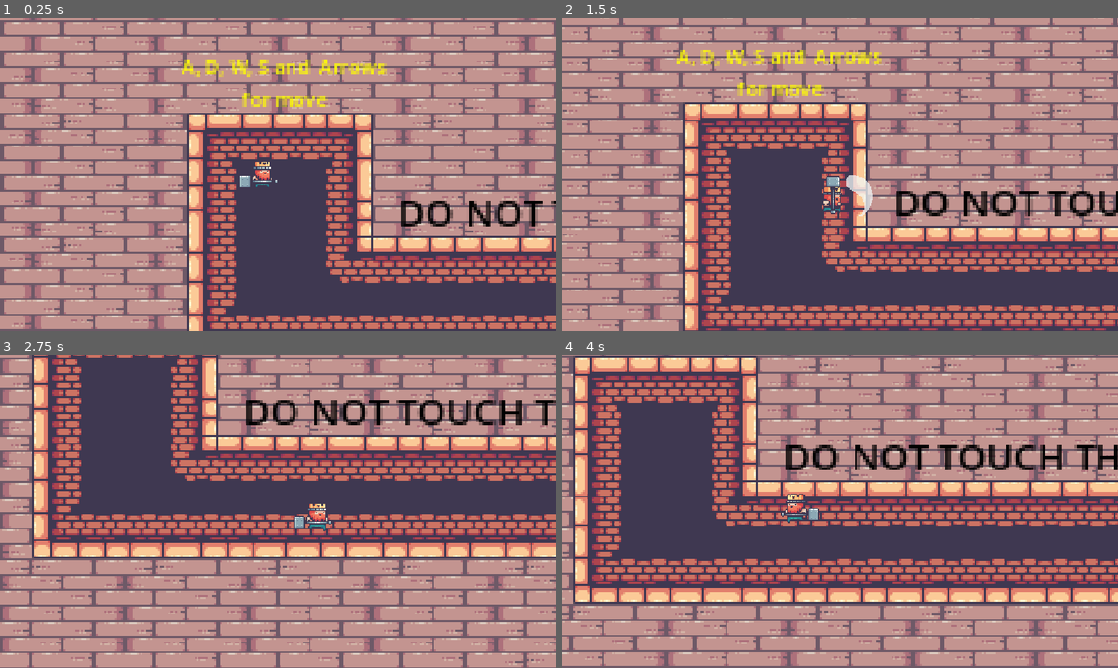
Above: before the commit, frames 1-4 (two rows, left to right).
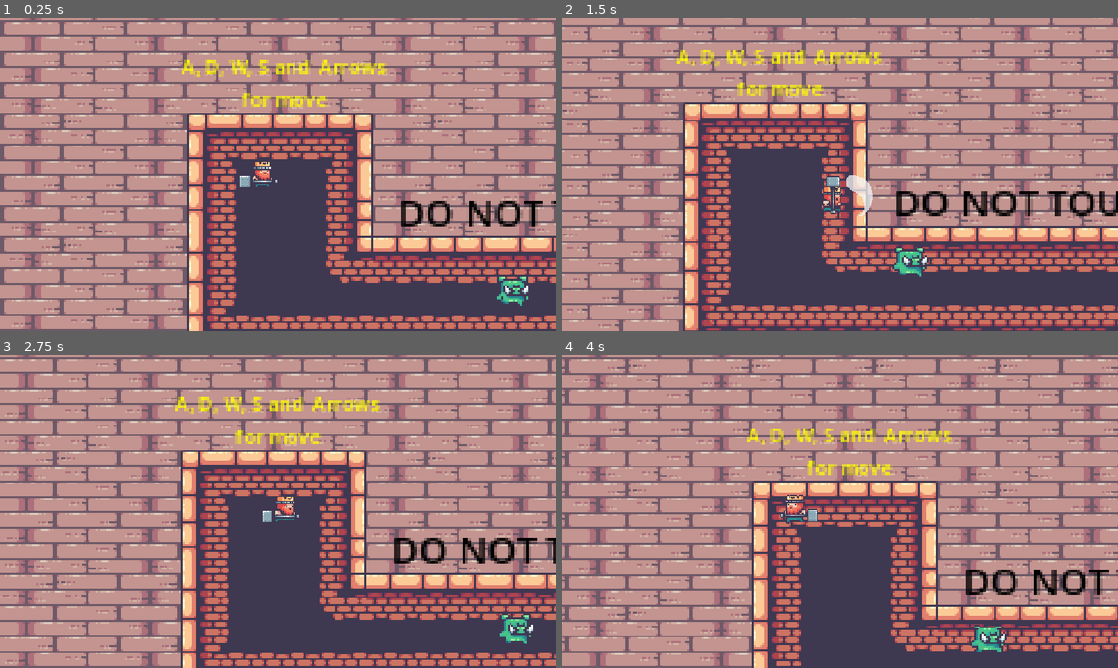
Above: after the commit, the same moments.

Repository: baraamo1/get_out
Game: Godot game, scene res://scenes/game.tscn
The game is run twice, just before and just after one commit, with the same random seed, the same clock (stepped at 60 frames per second) and the same inputs.
Inputs (mouse positions are in pixels of both pictures, inside the frame that each line leads up to):
- Up to frame 1 (0.25 s): no input
- Up to frame 2 (1.5 s): tap Enter at 0.5 s; move the mouse to (834, 174) at 0.52 s; hold D (right) 0.53-1.28 s; tap J (shot) at 0.6, 1.35 s; click (834, 174) at 0.67 s; move the mouse to (728, 190) at 1.27 s; hold S (down) from 1.28 s (still down)
- Up to frame 3 (2.75 s): move the mouse to (333, 442) at 2.02 s; release S (down) at 2.03 s; hold D (right) from 2.03 s (still down); tap Alt at 2.1 s; tap J (shot) at 2.3 s
- Up to frame 4 (4 s): move the mouse to (812, 574) at 2.77 s; release D (right) at 2.78 s; hold W (up) 2.78-3.53 s; tap Shift at 2.85 s; click (812, 574) at 2.92 s; tap J (shot) at 3.05, 3.6 s; move the mouse to (1006, 558) at 3.52 s; hold A (left) from 3.53 s (still down)

The runs differ from the first frame. In frame 1, 0.3% of the frame differs, in the area x 89-95%, y 82-92%; in frame 2, 0.4%; in frame 3, 76%, in the area x 0-100%, y 0-100%; in frame 4, 74%.
Error after the commit: Cannot call method 'is_colliding' on a previously freed instance. (res://scenes/the_pig.gd:35)

Commit message:
try to make the pig attack animation

Diff:
--- a/scenes/game.tscn
+++ b/scenes/game.tscn
@@ -694,7 +694,7 @@
 position = Vector2(965, 89)
 
 [node name="the_pig2" parent="." unique_id=541505524 instance=ExtResource("6_p57ef")]
-position = Vector2(928, 61)
+position = Vector2(183, 92)
 
 [connection signal="input_event" from="king_player" to="king_player" method="_on_input_event"]
 [connection signal="timeout" from="king_player/Timer" to="king_player" method="_on_timer_timeout"]
--- a/scenes/king_player.gd
+++ b/scenes/king_player.gd
@@ -56,6 +56,7 @@
 		return
 	is_dead = true
 	playeranimation.play("dead")
+
 	timer.start()
 
 
--- a/scenes/the_pig.gd
+++ b/scenes/the_pig.gd
@@ -37,11 +37,15 @@
 
 		if targer is CharacterBody2D:
 			king_player.die()
-			animated_sprite_2d.play("attack")
+			attack()
 
 	if ray_cast_2d_2.is_colliding():
 		var targer = ray_cast_2d_2.get_collider()
 
 		if targer is CharacterBody2D:
 			king_player.die()
-			animated_sprite_2d.play("attack")
+			attack()
+func attack():
+	animated_pig.play("attack")
+	ray_cast_2d_2.queue_free()
+	ray_cast_2d.queue_free()
--- a/scenes/the_pig.tscn
+++ b/scenes/the_pig.tscn
@@ -187,6 +187,8 @@
 sprite_frames = SubResource("SpriteFrames_yjj0d")
 animation = &"attack"
 autoplay = "idle"
+frame = 4
+frame_progress = 1.0
 
 [node name="CollisionShape2D" type="CollisionShape2D" parent="." unique_id=860920586]
 position = Vector2(2, 3)
